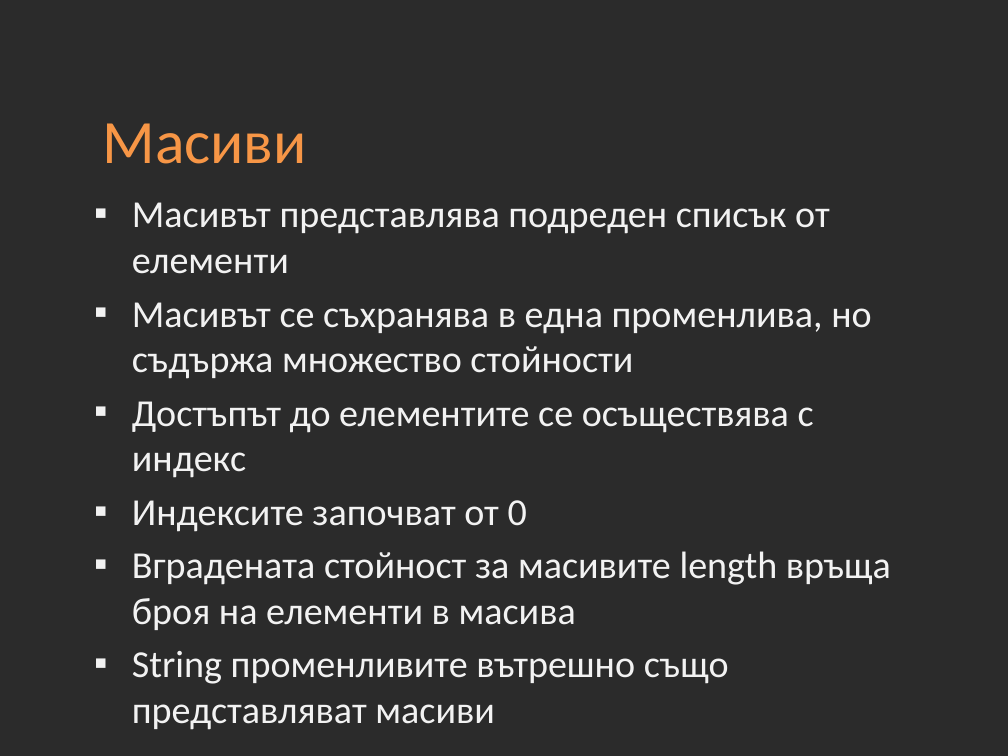
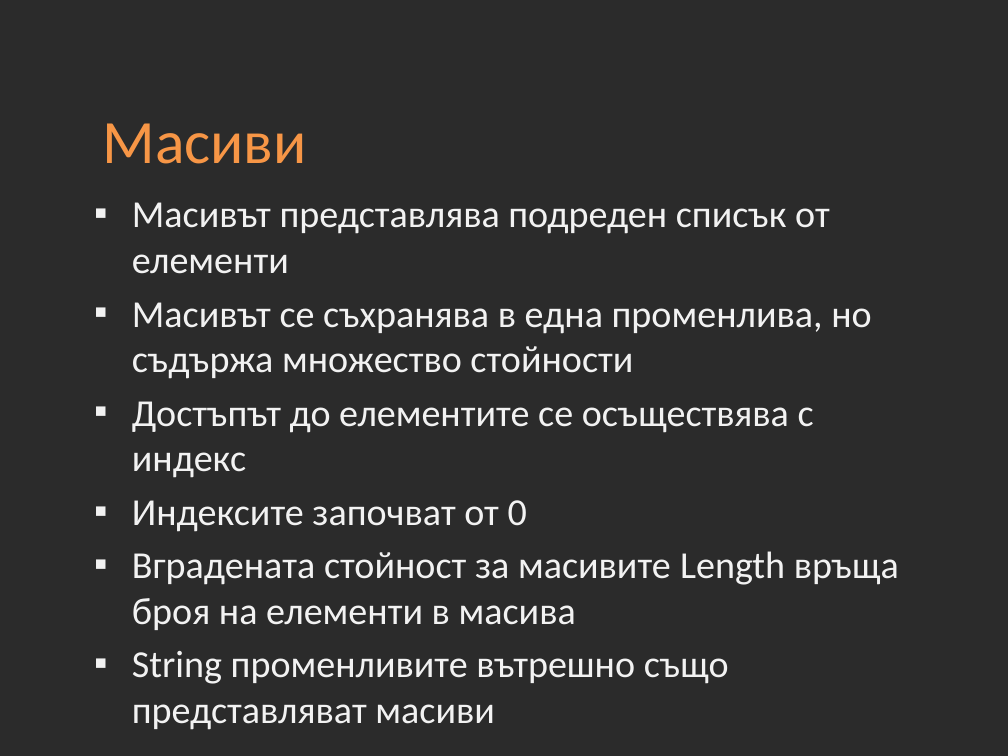
Before and after one commit to Academy-Soft-Intellect/Programming-Introduction-Course, a slide deck: slide 2 of 06-Arrays.pptx. Drawn at 1008x756 pixels with LibreOffice and Linux fonts; fonts in the diff are those of the drawing; background and template pictures are left out; a plain dark background stands for a picture behind light text. Boxes give left, top, right and bottom in pixels: in the first picture for what was removed or moved away, otherwise in the second. Text is boxed around its words. In the diff, an @@ line names an element or a change of style, - is before the commit and + after.

```diff
--- a/06-Arrays.pptx
+++ b/06-Arrays.pptx
@@ text at bbox=[132, 551, 899, 630]: text changed @@
-▪ Вградената стойност за масивите length връща броя на елементи в масива
+▪ Вградената стойност за масивите Length връща броя на елементи в масива
```
Also in this commit, not shown: 2 other slides changed, 23 other files.
